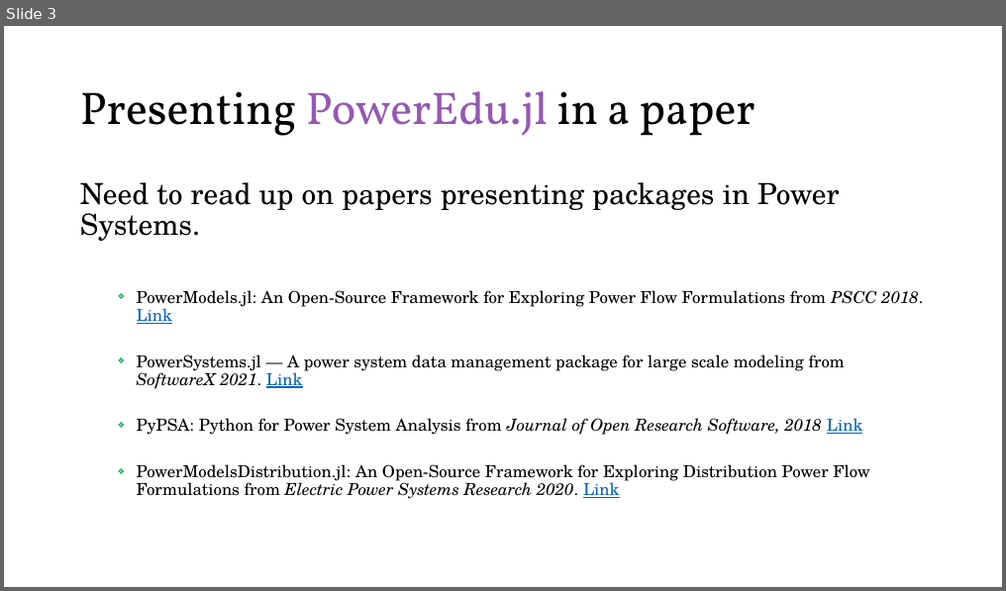
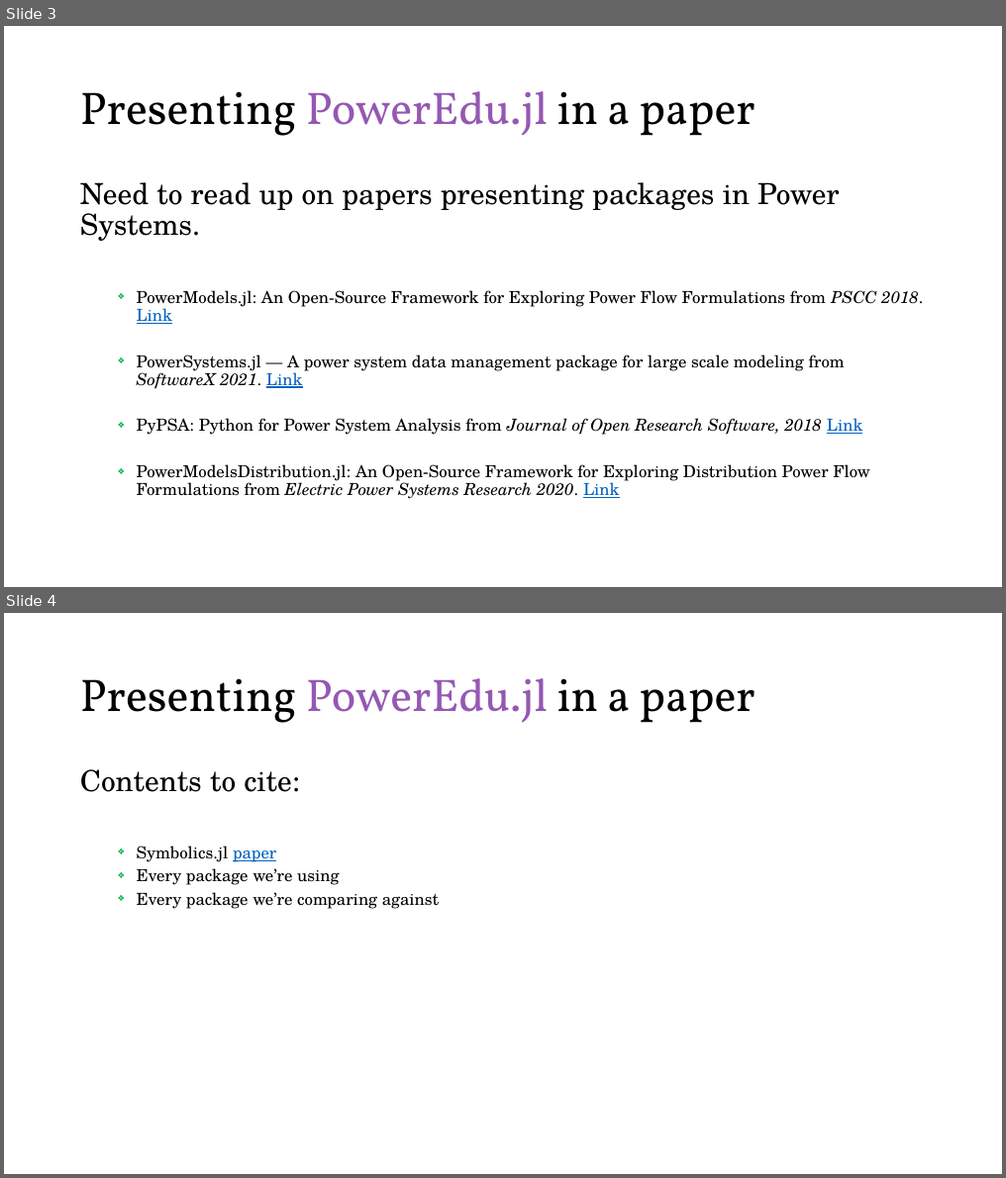
Before and after one commit to Realife-Brahmin/OriginalDocsHub, a slide deck: ee521/plan_for_ee521_in_julia/ee521_julia_plan.pptx. Shown one above the other, each under a label of ours: slide 3 before the commit, slides 3 and 4 after it. The pictures are 1006x591 and 1006x1178 pixels, drawn with LibreOffice and Linux fonts; fonts in the diff are those of the drawing. Boxes give left, top, right and bottom in pixels: in the first picture for what was removed or moved away, otherwise in the second. Text is boxed around its words. In the diff, an @@ line names an element or a change of style, - is before the commit and + after.

```diff
--- a/ee521/plan_for_ee521_in_julia/ee521_julia_plan.pptx
+++ b/ee521/plan_for_ee521_in_julia/ee521_julia_plan.pptx
@@ slide 4 added at <box>4,613,1002,1174</box>, background #FFFFFF @@
@@ title added at <box>80,678,755,723</box>, 44 pt, text #000000 @@
+Presenting PowerEdu.jl in a paper
@@ text added at <box>80,769,439,909</box>, 16 pt, text #000000 @@
+Contents to cite:
+  ❖ Symbolics.jl paper
+  ❖ Every package we’re using
+  ❖ Every package we’re comparing against
```
